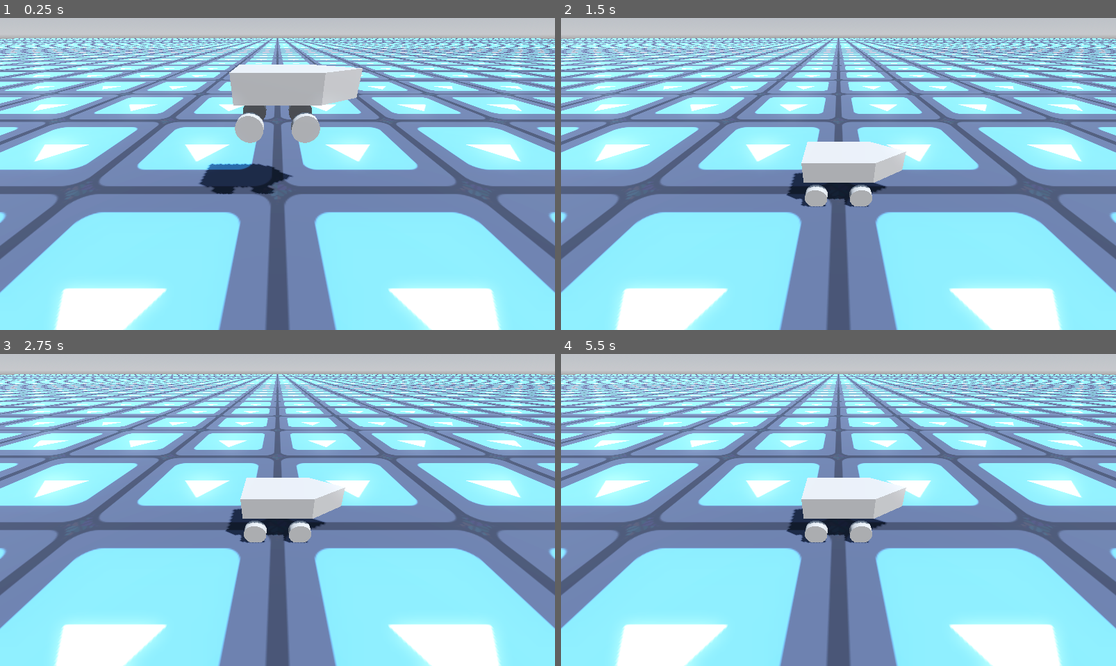
Above: before the commit, frames 1-4 (two rows, left to right).
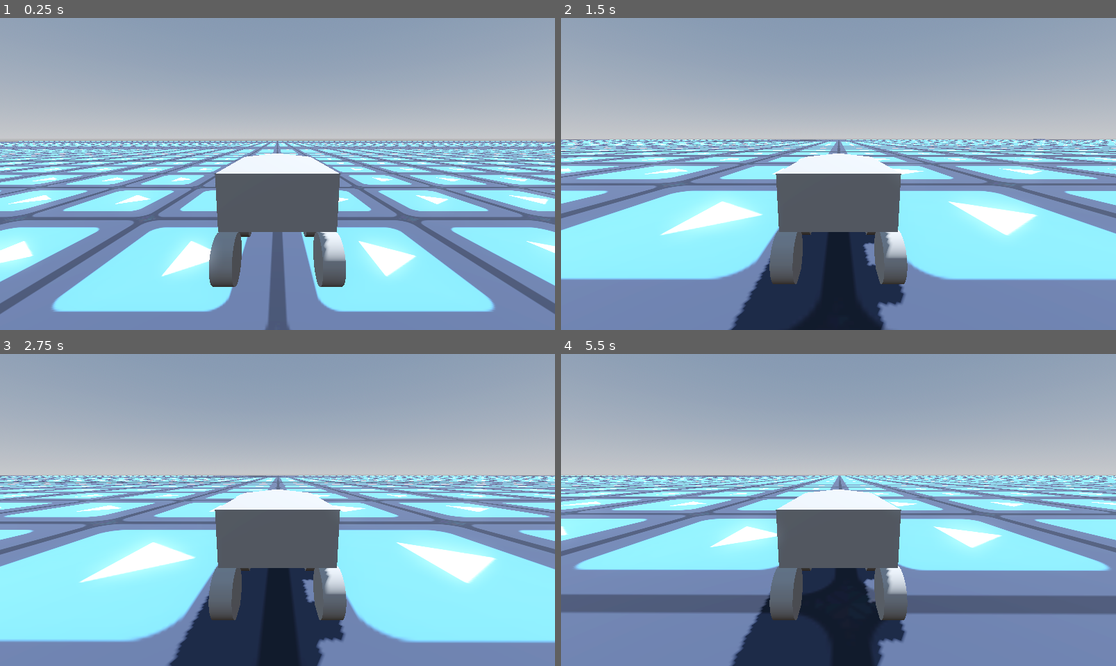
Above: after the commit, the same moments.

Repository: itsDrac/carbody
Game: Godot game, scene res://World.tscn
Same seed, same stepped clock (60 frames per second), same inputs: the game is played once before the commit and once after it. The engine's default icon, where the game draws it, is replaced by a stand-in: a white triangle on a blue panel in a dark square.
Inputs:
- Up to frame 1 (0.25 s): no input
- Up to frame 2 (1.5 s): hold Up (ui_up) from 0.53 s (still down)
- Up to frame 3 (2.75 s): keep holding Up (ui_up)
- Up to frame 4 (5.5 s): keep holding Up (ui_up)

The runs differ from the first frame. In frame 1, 74% of the frame differs, in the area x 0-100%, y 0-100%; in frame 2, 78%; in frame 3, 75%; in frame 4, 83%.

Commit message:
Car is can move

Diff:
--- a/CarBody.gd
+++ b/CarBody.gd
@@ -2,7 +2,8 @@
 
 # Called when the node enters the scene tree for the first time.
 func _ready():
-	Input.set_mouse_mode(Input.MOUSE_MODE_CAPTURED)
+	pass
+	#Input.set_mouse_mode(Input.MOUSE_MODE_CAPTURED)
 
 
 # Called every frame. 'delta' is the elapsed time since the previous frame.
@@ -14,4 +15,4 @@
 	Input.get_axis("ui_right","ui_left") * MAX_STER,
 	delta*2.5)
 	engine_force = Input.get_axis("ui_up", "ui_down") * ENGINE_POWER
-	print_debug(Input.get_axis("ui_up","ui_down") * ENGINE_POWER)
+	#print_debug(Input.get_axis("ui_down","ui_up") * ENGINE_POWER)
--- a/CarBody.tscn
+++ b/CarBody.tscn
@@ -15,8 +15,6 @@
 
 [node name="CarBody" type="VehicleBody3D"]
 gravity_scale = 4.0
-center_of_mass_mode = 1
-center_of_mass = Vector3(0, 1.4, -0.5)
 script = ExtResource("1_osla0")
 
 [node name="Body" type="MeshInstance3D" parent="."]
@@ -36,10 +34,11 @@
 shape = SubResource("BoxShape3D_8xrgi")
 
 [node name="VehicleWheelFR" type="VehicleWheel3D" parent="."]
-transform = Transform3D(-1, 0, -8.74228e-08, 0, 1, 0, 8.74228e-08, 0, -1, 1, 0.5, -1)
+transform = Transform3D(1, 0, 0, 0, 1, 0, 0, 0, 1, 1, 0.5, -1)
+use_as_traction = true
 use_as_steering = true
 wheel_roll_influence = 0.01
-wheel_friction_slip = 1.4
+wheel_friction_slip = 1.0
 suspension_travel = 0.15
 suspension_stiffness = 80.0
 
@@ -49,10 +48,11 @@
 skeleton = NodePath("../..")
 
 [node name="VehicleWheelFL" type="VehicleWheel3D" parent="."]
-transform = Transform3D(-1, 0, -8.74228e-08, 0, 1, 0, 8.74228e-08, 0, -1, -1, 0.5, -1)
+transform = Transform3D(1, 0, 0, 0, 1, 0, 0, 0, 1, -1, 0.5, -1)
+use_as_traction = true
 use_as_steering = true
 wheel_roll_influence = 0.01
-wheel_friction_slip = 1.4
+wheel_friction_slip = 1.0
 suspension_travel = 0.15
 suspension_stiffness = 80.0
 
@@ -62,9 +62,10 @@
 skeleton = NodePath("../..")
 
 [node name="VehicleWheelBL" type="VehicleWheel3D" parent="."]
-transform = Transform3D(-1, 0, -8.74228e-08, 0, 1, 0, 8.74228e-08, 0, -1, -1, 0.5, 1)
+transform = Transform3D(1, 0, 0, 0, 1, 0, 0, 0, 1, -1, 0.5, 1)
 use_as_traction = true
-wheel_friction_slip = 1.1
+wheel_roll_influence = 0.01
+wheel_friction_slip = 1.0
 suspension_travel = 0.15
 suspension_stiffness = 60.0
 
@@ -74,9 +75,10 @@
 skeleton = NodePath("../..")
 
 [node name="VehicleWheelBR" type="VehicleWheel3D" parent="."]
-transform = Transform3D(-1, 0, -8.74228e-08, 0, 1, 0, 8.74228e-08, 0, -1, 1, 0.5, 1)
+transform = Transform3D(1, 0, 0, 0, 1, 0, 0, 0, 1, 1, 0.5, 1)
 use_as_traction = true
-wheel_friction_slip = 1.1
+wheel_roll_influence = 0.01
+wheel_friction_slip = 1.0
 suspension_travel = 0.15
 suspension_stiffness = 60.0
 
@@ -91,3 +93,6 @@
 
 [node name="Camera3D" type="Camera3D" parent="SpringArm3D"]
 transform = Transform3D(1, 0, 0, 0, 0.984808, -0.173648, 0, 0.173648, 0.984808, 0, 0, 5)
+
+[node name="CenterOfMass" type="Marker3D" parent="."]
+transform = Transform3D(1, 0, 0, 0, 1, 0, 0, 0, 1, 0, 1, -1)
--- a/World.tscn
+++ b/World.tscn
@@ -40,4 +40,3 @@
 
 [node name="Camera3D" type="Camera3D" parent="."]
 transform = Transform3D(-3.60306e-08, -0.566176, 0.824284, -2.47483e-08, 0.824284, 0.566176, -1, 1.77636e-15, -4.37114e-08, 8, 6.976, 0)
-current = true
